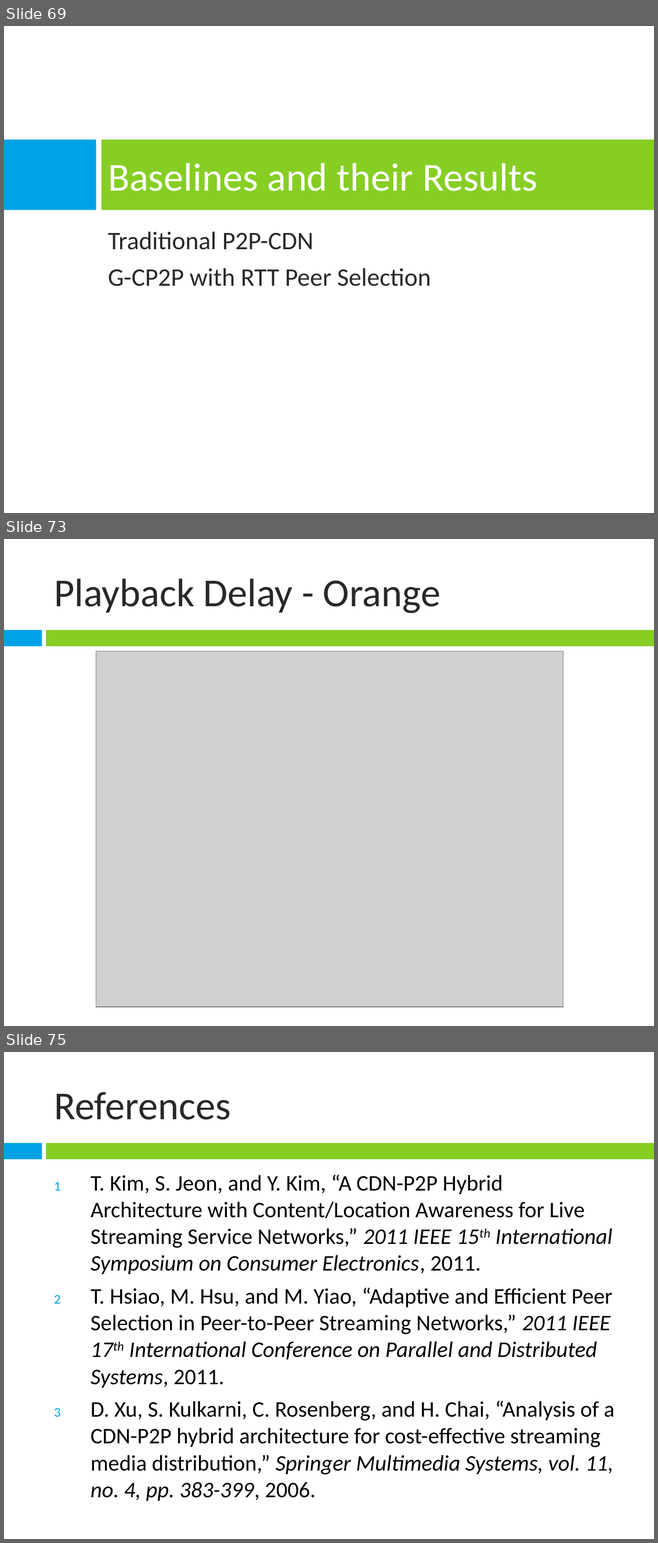
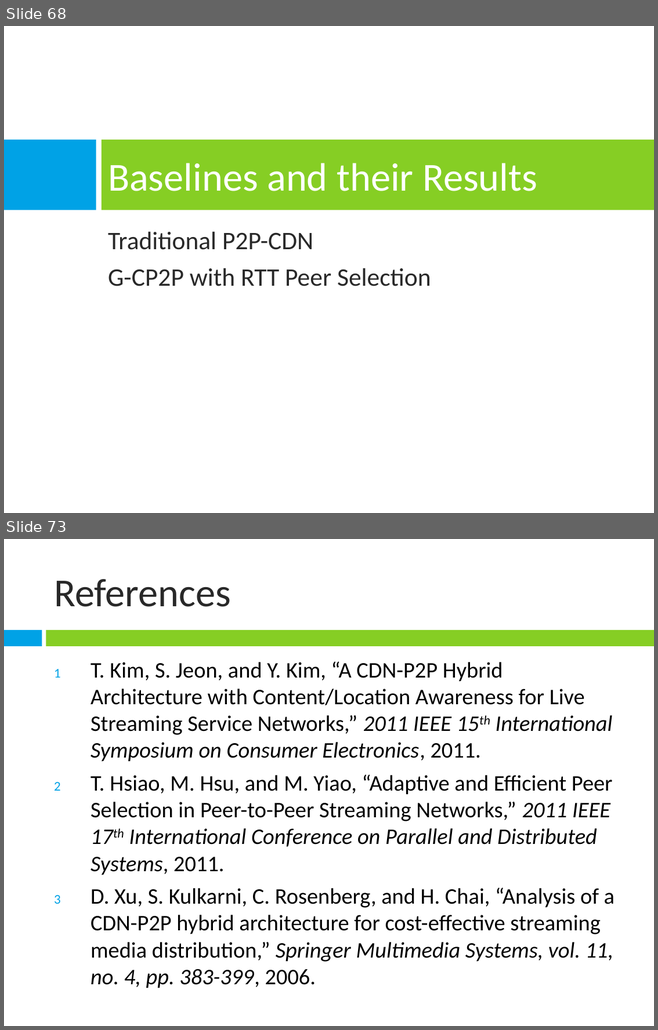
Before and after one commit to janeriongcol/ndsg-chupacabra, a slide deck: Presentations/Mock Presentation.pptx. Shown one above the other, each under a label of ours: slides 69, 73 and 75 before the commit, slides 68 and 73 after it; the slides between them are not shown. The pictures are 658x1543 and 658x1030 pixels, drawn with LibreOffice and Linux fonts; fonts in the diff are those of the drawing; grey boxes stand for pictures; background and template pictures are left out. Boxes give left, top, right and bottom in pixels: in the first picture for what was removed or moved away, otherwise in the second. Text is boxed around its words. In the diff, an @@ line names an element or a change of style, - is before the commit and + after.

```diff
--- a/Presentations/Mock Presentation.pptx
+++ b/Presentations/Mock Presentation.pptx
@@ slide 73 removed at [4, 539, 654, 1026], background #FFFFFF; not listed: 2 template elements that a slide beside it also shows @@
@@ title removed at [54, 578, 440, 613] @@
-Playback Delay - Orange
@@ picture removed at [96, 652, 563, 1008] @@
@@ what was slide 69 is now slide 68 @@
@@ what was slide 75 is now slide 73 @@
```
Also in this commit, not shown: 17 slides changed, 1 slide added, 2 other slides removed.
